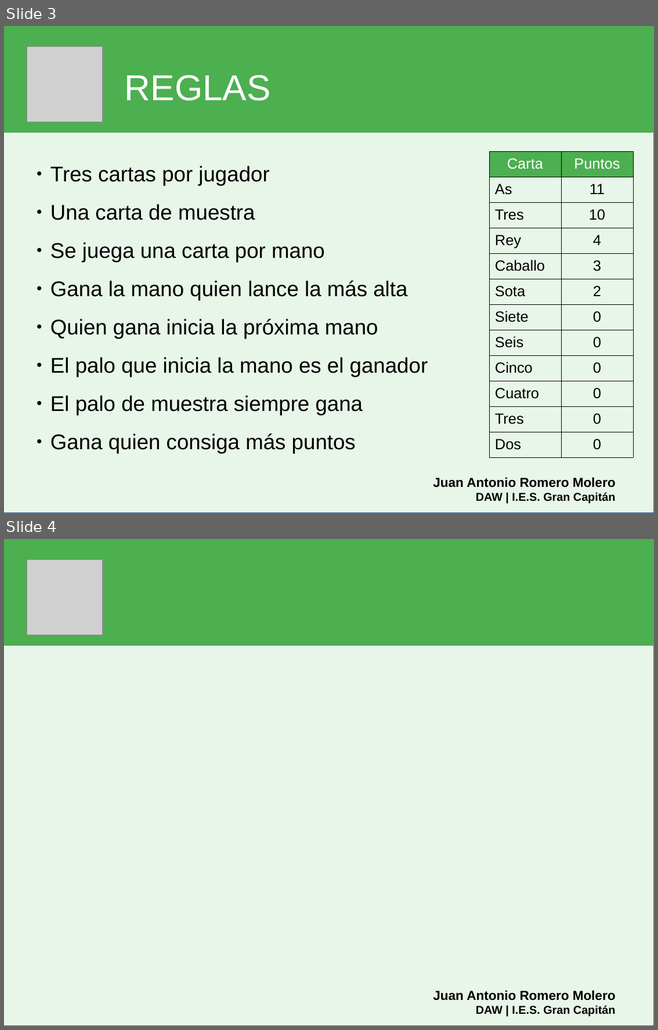
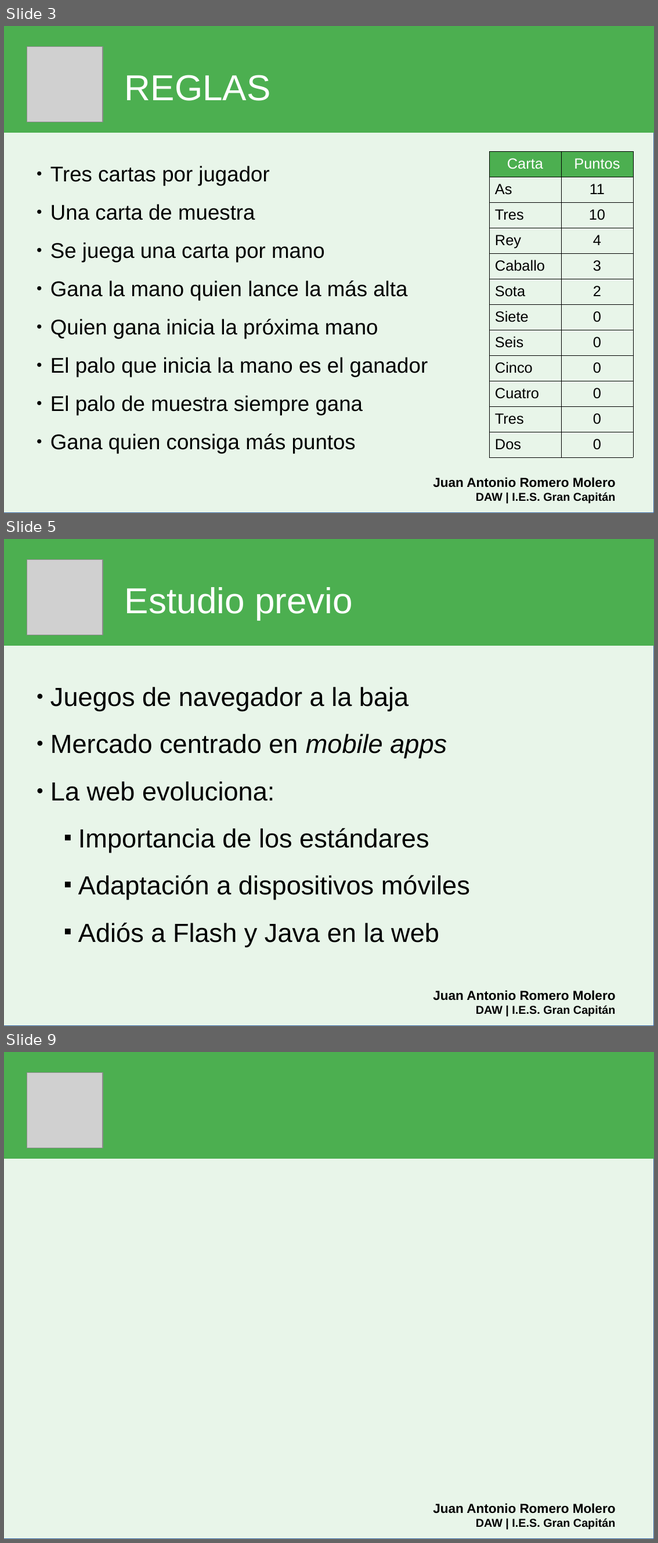
Before and after one commit to DptoInformaticaIESGranCapitan/JaRomero95-brisca-online, a slide deck: ppt/ppt.odp. Shown one above the other, each under a label of ours: slides 3 and 4 before the commit, slides 3, 5 and 9 after it; the slides between them are not shown. The pictures are 658x1030 and 658x1543 pixels, drawn with LibreOffice and Linux fonts; fonts in the diff are those of the drawing; grey boxes stand for pictures. Boxes give left, top, right and bottom in pixels: in the first picture for what was removed or moved away, otherwise in the second. Text is boxed around its words. In the diff, an @@ line names an element or a change of style, - is before the commit and + after.

```diff
--- a/ppt/ppt.odp
+++ b/ppt/ppt.odp
@@ slide 5 added at [4, 539, 654, 1026], background #FFFFFF; not listed: 2 template elements that a slide beside it also shows @@
@@ picture added at [27, 560, 103, 635] @@
@@ title added at [125, 587, 353, 620], 44 pt, text #FFFFFF @@
+Estudio previo
@@ subtitle added at [50, 687, 470, 947], 32 pt, text #000000 @@
+● Juegos de navegador a la baja
+● Mercado centrado en mobile apps
+● La web evoluciona:
+    ■ Importancia de los estándares
+    ■ Adaptación a dispositivos móviles
+    ■ Adiós a Flash y Java en la web
@@ text added at [433, 990, 615, 1016], 16 pt, text #000000, bold @@
+Juan Antonio Romero Molero
+DAW | I.E.S. Gran Capitán
@@ what was slide 4 is now slide 9 @@
```
Also in this commit, not shown: 2 slides changed, 2 other slides added, 7 other files.
